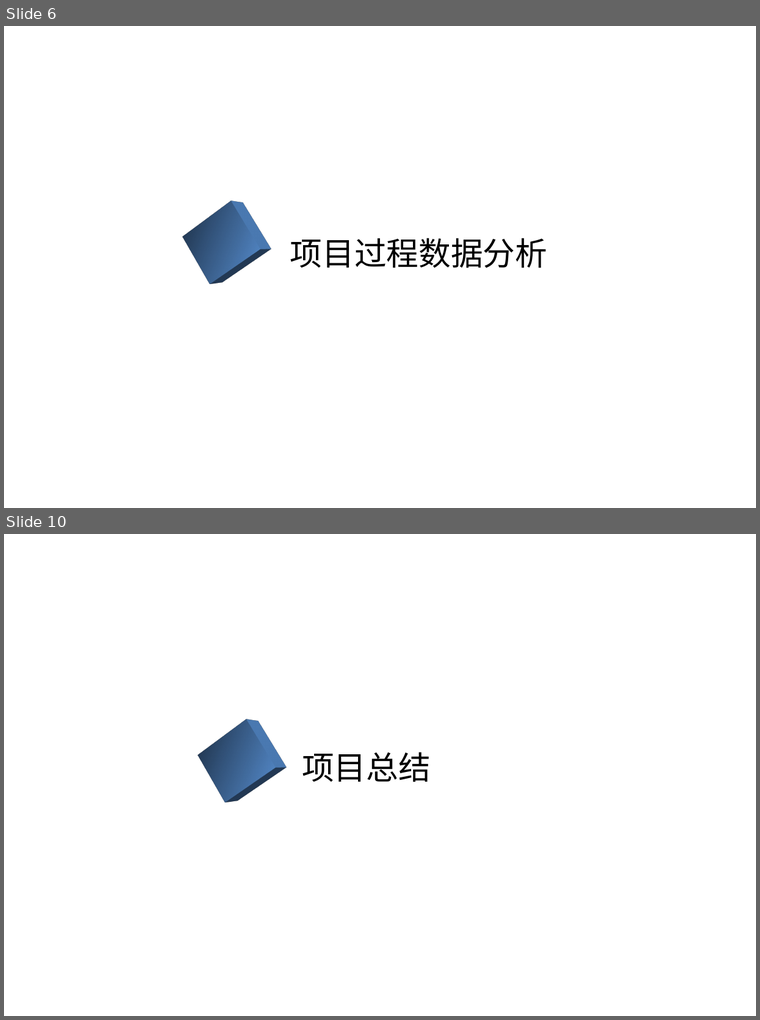
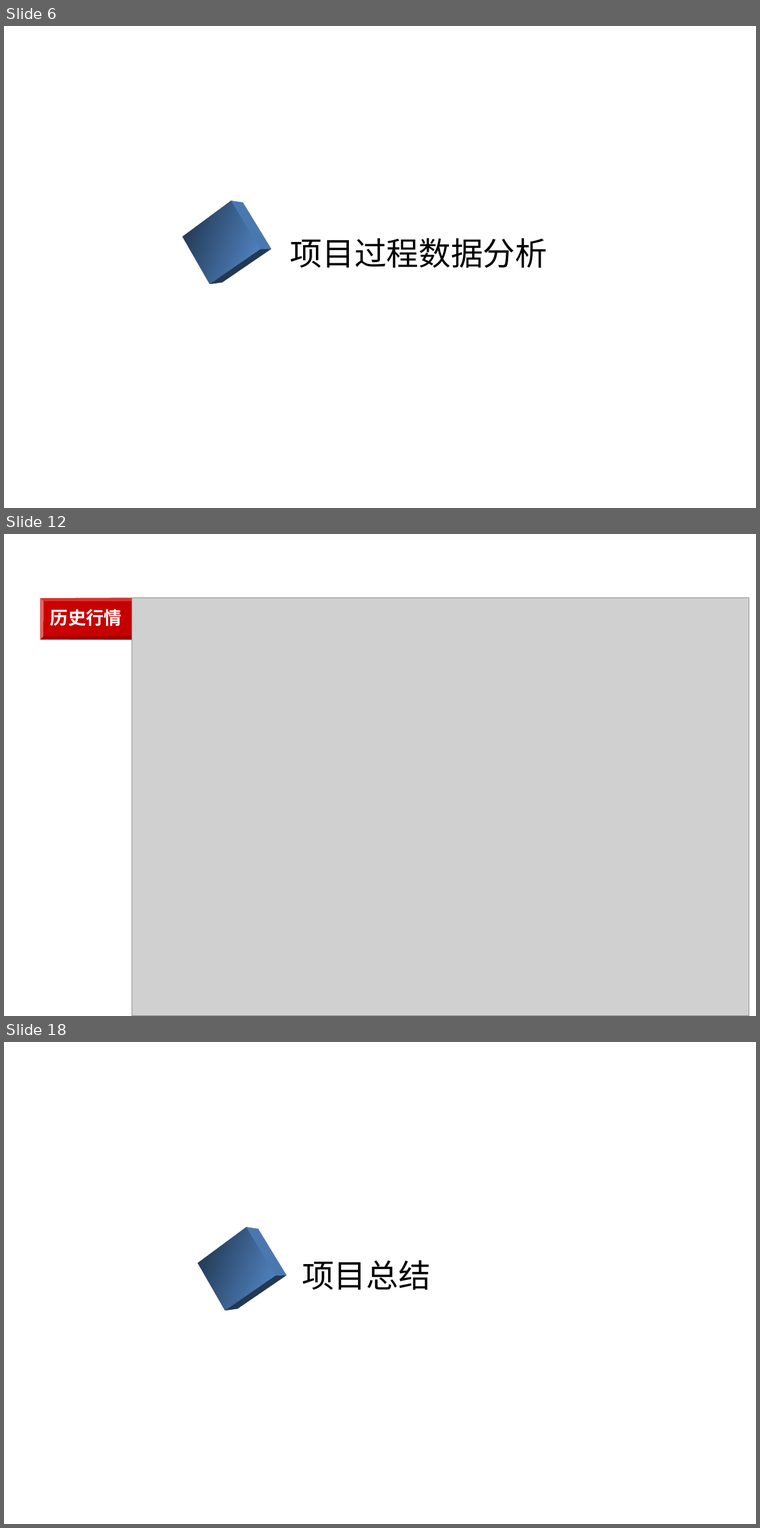
Before and after one commit to github188/doc, a slide deck: 3.项目资料/SSE/hisMarket/6.用户文档/行情历史数据总结报告.pptx. Shown one above the other, each under a label of ours: slides 6 and 10 before the commit, slides 6, 12 and 18 after it; the slides between them are not shown. The pictures are 760x1020 and 760x1528 pixels, drawn with LibreOffice and Linux fonts; fonts in the diff are those of the drawing; grey boxes stand for pictures; background and template pictures are left out. Boxes give left, top, right and bottom in pixels: in the first picture for what was removed or moved away, otherwise in the second. Text is boxed around its words. In the diff, an @@ line names an element or a change of style, - is before the commit and + after.

```diff
--- a/3.项目资料/SSE/hisMarket/6.用户文档/行情历史数据总结报告.pptx
+++ b/3.项目资料/SSE/hisMarket/6.用户文档/行情历史数据总结报告.pptx
@@ slide 12 added at (x1=4, y1=534, x2=756, y2=1016), background picture (left out) @@
@@ bevel added at (x1=40, y1=597, x2=709, y2=640), fill gradient #CC0000 to #990000, 20 pt, text #FFFFFF, bold @@
+历史行情
@@ picture added at (x1=132, y1=597, x2=749, y2=1016) @@
@@ what was slide 10 is now slide 18 @@
```
Also in this commit, not shown: 4 slides changed, 7 other slides added, 1 other file.
